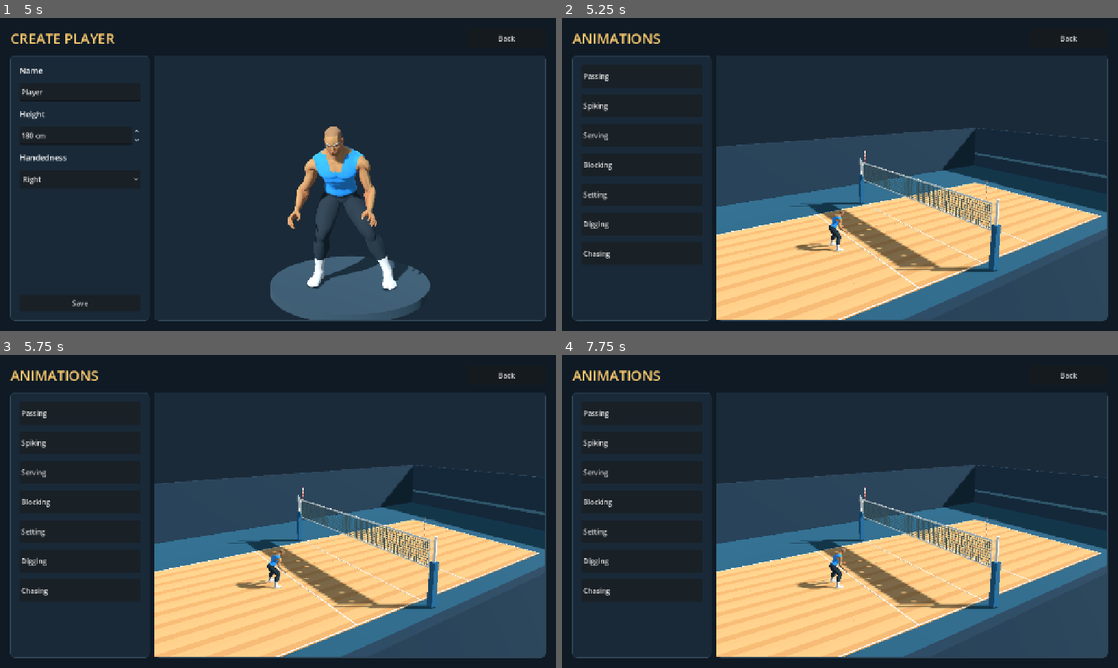
Above: before the commit, frames 1-4 (two rows, left to right).
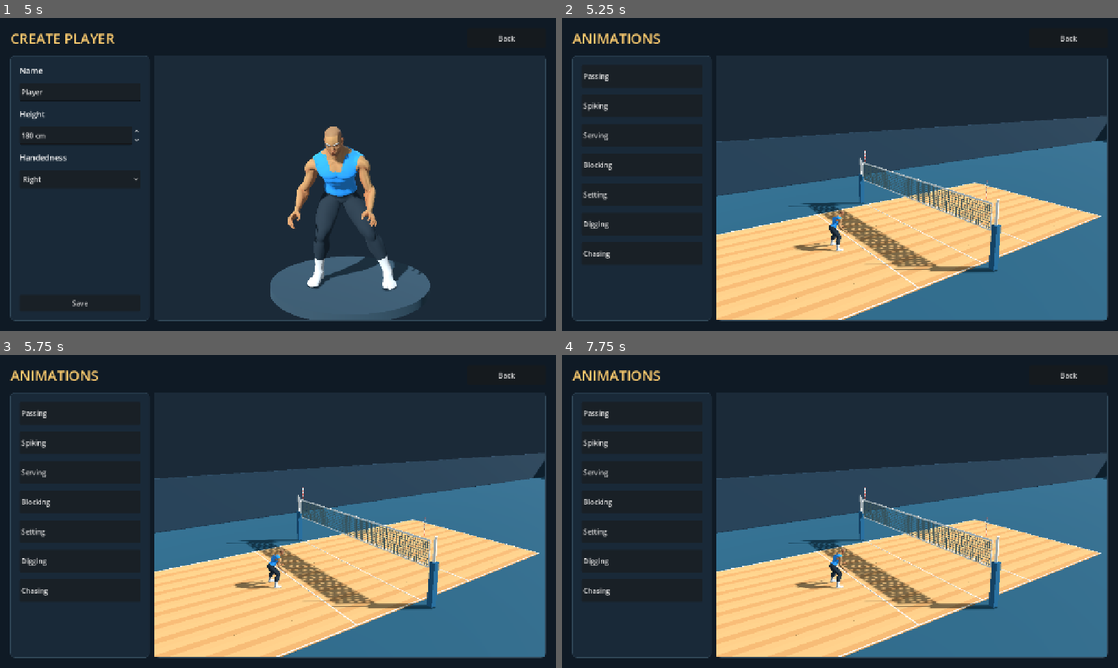
Above: after the commit, the same moments.

Repository: foreandr/volleyball
Game: Godot game, scene res://scenes/main.tscn
Two runs of this game, one before a commit and one after it. Both use one fixed random seed, a clock stepped at 60 frames per second and the inputs below.
Inputs:
- Up to frame 1 (5 s): click "Story" at 0.5 s; click "Back" at 1.25 s; click "Story" at 2 s; click "New" at 2.75 s; click "Back" at 3.5 s; click "New" at 4.25 s
- Up to frame 2 (5.25 s): click "Save" at 5 s
- Up to frame 3 (5.75 s): no input
- Up to frame 4 (7.75 s): click "Back" at 5.75 s; click "Load" at 6.5 s; click "Player" at 7.25 s

Frame 1 is identical in both runs. In frame 2, 14% of the frame differs, in the area x 27-98%, y 31-97%; in frame 3, 14%; in frame 4, 14%.

Commit message:
Add fixed feed height and extend serve source placement beyond the baseline

Diff:
--- a/scripts/animation_ball_preview.gd
+++ b/scripts/animation_ball_preview.gd
@@ -162,7 +162,7 @@
 	incoming = feed.incoming
 	feed_duration = feed.duration
 	feed_valid = feed.valid
-	source_ball.global_position = Vector3(feed.start.x,maxf(0.35,feed.start.y),feed.start.z)
+	source_ball.global_position = feed.start
 	source_ball.show()
 	source_ground.global_position = Vector3(feed.start.x,0.065,feed.start.z)
 	source_ground.show()
--- a/scripts/animation_editor.gd
+++ b/scripts/animation_editor.gd
@@ -41,6 +41,7 @@
 	super._ready()
 	setup_drag = preload("res://scripts/court_setup_drag.gd").new(self)
 	preview_camera.fov = 42.0
+	preview_camera.far = 150.0
 	preview_player.animator.stop()
 	preview_player.animator.active = false
 	angle_control.apply_setup(preview_player)
@@ -79,8 +80,8 @@
 	world.add_child(preload("res://scripts/preview_court.gd").new())
 	orbit_yaw = -2.2
 	orbit_pitch = 0.26
-	max_view_distance = 24.0
-	pan_limits = Vector3(9,5,17)
+	max_view_distance = 60.0
+	pan_limits = Vector3(12,15,48)
 	view_distance = 16.0
 	view_focus = Vector3(0,2.0,4.0)
 
@@ -192,6 +193,7 @@
 func refresh_ball_angle() -> void:
 	ball_preview.configure(preview_player,session.source,session)
 	right_panel.visible = ball_preview.active
+	angle_control.sync_feed(ball_preview.feed_info)
 	angle_control.visible = ball_preview.active
 	if ball_preview.active: angle_control.display_result(float(session.source.get_meta("desired_output_angle",ball_preview.output_angle())),ball_preview.output_angle(),Flight.distance(ball_preview.impact_point,ball_preview.outgoing))
 
--- a/scripts/ball_source_pad.gd
+++ b/scripts/ball_source_pad.gd
@@ -5,7 +5,7 @@
 var dragging := false
 
 func _ready() -> void:
-	custom_minimum_size = Vector2(240,118)
+	custom_minimum_size = Vector2(240,94)
 	mouse_default_cursor_shape = Control.CURSOR_DRAG
 
 func court_rect() -> Rect2:
@@ -13,7 +13,7 @@
 
 func point(position: Vector2) -> Vector2:
 	var area := court_rect()
-	return area.position+Vector2((position.x+4.5)/9.0,(13.0-position.y)/18.0)*area.size
+	return area.position+Vector2((position.x+9.0)/18.0,(44.0-position.y)/52.0)*area.size
 
 func set_positions(source: Vector2, player: Vector2) -> void:
 	if source_position == source and player_position == player: return
@@ -25,7 +25,9 @@
 	var area := court_rect()
 	draw_style_box(style(),Rect2(Vector2.ZERO,size))
 	draw_rect(area,Color("263e4d"))
-	draw_rect(area,Color("91a7b2"),false,1)
+	var court := Rect2(point(Vector2(-4.5,13)),point(Vector2(4.5,-5))-point(Vector2(-4.5,13)))
+	draw_rect(court,Color("3a5967"))
+	draw_rect(court,Color("91a7b2"),false,1)
 	var net := point(Vector2(0,4)).y
 	draw_line(Vector2(area.position.x,net),Vector2(area.end.x,net),Color("e9e3d5"),2)
 	draw_line(point(player_position),point(source_position),Color("657f88"),1,true)
@@ -51,6 +53,6 @@
 func move_source(position: Vector2) -> void:
 	var area := court_rect()
 	var uv := ((position-area.position)/area.size).clamp(Vector2.ZERO,Vector2.ONE)
-	source_position = Vector2(uv.x*9.0-4.5,13.0-uv.y*18.0)
+	source_position = Vector2(uv.x*18.0-9.0,44.0-uv.y*52.0)
 	source_moved.emit(source_position)
 	queue_redraw()
--- a/scripts/court_setup_drag.gd
+++ b/scripts/court_setup_drag.gd
@@ -55,7 +55,7 @@
 		if hit is Vector3:
 			var target: Vector3 = hit+grab_offset
 			if mode == "player": StorySession.pass_start = Vector2(clampf(target.x,-4,4),clampf(target.z,-4.5,2.5))
-			else: StorySession.feed_spot = Vector2(clampf(target.x,-4.5,4.5),clampf(target.z,-5,13))
+			else: StorySession.feed_spot = Vector2(clampf(target.x,-9,9),clampf(target.z,-8,44))
 			page.angle_control.pending = true
 		return true
 	return false
--- a/scripts/pass_angle_control.gd
+++ b/scripts/pass_angle_control.gd
@@ -12,6 +12,8 @@
 var spin_rate_field: SpinBox
 var float_field: SpinBox
 var source_pad: Control
+var height_field: SpinBox
+var back_field: SpinBox
 const SPINS := ["No spin","Topspin","Backspin","Sidespin left","Sidespin right","Dead float"]
 
 func _ready() -> void:
@@ -23,6 +25,10 @@
 	source_pad.set_positions(StorySession.feed_spot,StorySession.pass_start)
 	source_pad.source_moved.connect(func(position): StorySession.feed_spot = position; pending = true)
 	add_child(source_pad)
+	height_field = parameter("Source height",0.2,12.0,StorySession.source_height)
+	back_field = parameter("Back from net",-12.0,40.0,StorySession.feed_spot.y-4.0)
+	back_field.value_changed.connect(func(value): StorySession.feed_spot.y = 4.0+value)
+	back_field.get_meta("slider").value_changed.connect(func(value): StorySession.feed_spot.y = 4.0+value)
 	var row := HBoxContainer.new()
 	add_child(row)
 	var title := Label.new()
@@ -48,8 +54,12 @@
 	actual_label.hide()
 	add_child(actual_label)
 	distance_field = parameter("Distance",0.5,18.0,StorySession.pass_distance)
-	incoming_speed_field = parameter("Incoming speed",6.0,30.0,StorySession.incoming_speed,"m/s")
-	incoming_angle_field = parameter("Incoming angle",5.0,80.0,StorySession.incoming_angle,"°")
+	incoming_speed_field = parameter("Incoming speed",1.0,120.0,StorySession.incoming_speed,"m/s")
+	incoming_speed_field.value_changed.connect(func(_value): StorySession.feed_fit = "angle")
+	incoming_speed_field.get_meta("slider").value_changed.connect(func(_value): StorySession.feed_fit = "angle")
+	incoming_angle_field = parameter("Incoming angle",1.0,85.0,StorySession.incoming_angle,"°")
+	incoming_angle_field.value_changed.connect(func(_value): StorySession.feed_fit = "speed")
+	incoming_angle_field.get_meta("slider").value_changed.connect(func(_value): StorySession.feed_fit = "speed")
 	spin_picker = OptionButton.new()
 	for type in SPINS: spin_picker.add_item(type)
 	spin_picker.select(maxi(0,SPINS.find(StorySession.incoming_spin)))
@@ -94,6 +104,7 @@
 	return number
 
 func apply_setup(player: Node3D) -> void:
+	StorySession.source_height = height_field.value
 	StorySession.pass_distance = distance_field.value
 	StorySession.incoming_speed = incoming_speed_field.value
 	StorySession.incoming_angle = incoming_angle_field.value
@@ -101,15 +112,30 @@
 	StorySession.spin_rate = spin_rate_field.value
 	StorySession.float_strength = float_field.value
 	player.position = Vector3(StorySession.pass_start.x,0.04,StorySession.pass_start.y)
-	player.set_meta("feed_settings",{"speed":StorySession.incoming_speed,"angle":StorySession.incoming_angle,"source":StorySession.feed_spot,"spin":SPINS[spin_picker.selected],"spin_r …(63 unchanged characters)…
+	player.set_meta("feed_settings",{"speed":StorySession.incoming_speed,"angle":StorySession.incoming_angle,"source":StorySession.feed_spot,"source_height":StorySession.source_height,"fit":StorySession.feed_fit,"spin":SPINS[spin_picker.selected],"spin_r …(63 unchanged characters)…
 	player.rotation.y = atan2(StorySession.feed_spot.x-StorySession.pass_start.x,StorySession.feed_spot.y-StorySession.pass_start.y)
 
 
 func _process(_delta: float) -> void:
 	source_pad.set_positions(StorySession.feed_spot,StorySession.pass_start)
+	back_field.set_value_no_signal(StorySession.feed_spot.y-4.0)
+	back_field.get_meta("slider").set_value_no_signal(back_field.value)
 	if pending:
 		pending = false
 		angle_requested.emit(requested)
+
+func sync_feed(feed: Dictionary) -> void:
+	var velocity: Vector3 = feed.incoming
+	var speed := velocity.length()
+	var angle := rad_to_deg(atan2(-velocity.y,Vector2(velocity.x,velocity.z).length()))
+	incoming_speed_field.set_value_no_signal(speed)
+	incoming_speed_field.get_meta("slider").set_value_no_signal(speed)
+	incoming_angle_field.set_value_no_signal(angle)
+	incoming_angle_field.get_meta("slider").set_value_no_signal(angle)
+	StorySession.incoming_speed = speed
+	StorySession.incoming_angle = angle
+	back_field.set_value_no_signal(StorySession.feed_spot.y-4.0)
+	back_field.get_meta("slider").set_value_no_signal(back_field.value)
 
 func request(value: float) -> void:
 	requested = value
--- a/scripts/pass_flight.gd
+++ b/scripts/pass_flight.gd
@@ -18,10 +18,55 @@
 	var rate := float(settings.get("spin_rate",3.0))*TAU
 	# Lightweight Magnus approximation; keep lift bounded at extreme slider values.
 	var magnus := (axis*rate).cross(incoming)*0.012
+	magnus -= forward*magnus.dot(forward)
 	magnus = magnus.limit_length(8.0)
 	return {"incoming":incoming,"acceleration":Vector3.DOWN*GRAVITY+magnus,"spin_axis":axis,"spin_rate":rate}
 
 static func feed(hit: Vector3, settings: Dictionary = {}) -> Dictionary:
+	if not settings.has("source_height"): return raw_feed(hit,settings)
+	var fitted := settings.duplicate()
+	var source: Vector2 = fitted.get("source",Vector2(0,12.5))
+	var distance_ := maxf(0.1,source.distance_to(Vector2(hit.x,hit.z)))
+	var height := float(fitted.source_height)
+	var difference := height-hit.y
+	var heading := Vector3(hit.x-source.x,0,hit.z-source.y).normalized()
+	if fitted.get("fit","angle") == "angle":
+		# Hold chosen speed when possible, deriving the physically compatible arrival angle.
+		for pass_ in range(3):
+			var gravity := maxf(1.0,-air(heading,fitted).acceleration.y)
+			var minimum := sqrt(gravity*(difference+sqrt(distance_*distance_+difference*difference)))
+			fitted.speed = maxf(float(fitted.get("speed",14.0)),minimum*1.01)
+			var square := float(fitted.speed)*float(fitted.speed)
+			var discriminant := maxf(0,square*square-gravity*(gravity*distance_*distance_+2*difference*square))
+			fitted.angle = clampf(rad_to_deg(atan((square-sqrt(discriminant))/(gravity*distance_))),1,85)
+		for iteration in range(6):
+			var trial := raw_feed(hit,fitted,false)
+			var error: float = trial.start.y-height
+			if absf(error)<0.0005: break
+			var perturbed := fitted.duplicate()
+			perturbed.angle = float(fitted.angle)+0.1
+			var derivative: float = (raw_feed(hit,perturbed,false).start.y-trial.start.y)/0.1
+			if absf(derivative)<0.0001: break
+			fitted.angle = clampf(float(fitted.angle)-clampf(error/derivative,-5,5),1,85)
+	# Fit speed as well if spin or an unreachable speed prevented the angle-only solution.
+	if fitted.get("fit","angle") == "speed" or absf(raw_feed(hit,fitted,false).start.y-height)>0.01:
+		var minimum_angle := rad_to_deg(atan2(difference,distance_))+1.0
+		fitted.angle = clampf(maxf(float(fitted.get("angle",40.0)),minimum_angle),1,85)
+		var radians := deg_to_rad(float(fitted.angle))
+		var gravity := maxf(1.0,-air(heading,fitted).acceleration.y)
+		fitted.speed = sqrt(gravity*distance_*distance_/(2*cos(radians)*cos(radians)*maxf(0.01,distance_*tan(radians)-difference)))
+		for iteration in range(8):
+			var trial := raw_feed(hit,fitted,false)
+			var error: float = trial.start.y-height
+			if absf(error)<0.0005: break
+			var perturbed := fitted.duplicate()
+			perturbed.speed = float(fitted.speed)+0.1
+			var derivative: float = (raw_feed(hit,perturbed,false).start.y-trial.start.y)/0.1
+			if absf(derivative)<0.0001: break
+			fitted.speed = clampf(float(fitted.speed)-clampf(error/derivative,-10,10),0.5,120)
+	return raw_feed(hit,fitted)
+
+static func raw_feed(hit: Vector3, settings: Dictionary, check_net := true) -> Dictionary:
 	var start_xz: Vector2 = settings.get("source",Vector2(0,12.5))
 	var span := Vector2(hit.x,hit.z)-start_xz
 	var heading := atan2(span.x,span.y)
@@ -47,7 +92,7 @@
 	result.float_strength = float(settings.get("float_strength",0.6)) if settings.get("spin","") == "Dead float" else 0.0
 	result.side = Vector3.UP.cross(Vector3(sin(heading),0,cos(heading)))
 	result.net_height = INF
-	if (result.start.z-4)*(hit.z-4)<0:
+	if check_net and (result.start.z-4)*(hit.z-4)<0:
 		var low := -duration
 		var high := 0.0
 		for iteration in range(16):
--- a/scripts/pass_trajectory_solver.gd
+++ b/scripts/pass_trajectory_solver.gd
@@ -81,6 +81,10 @@
 	var velocity: Vector3 = (after.surface-before.surface)/(2.0/60)
 	return Contact.rebound(Flight.feed(hit.ball,actor.get_meta("feed_settings",{})).incoming,velocity,hit.normal)
 
+func forward_speed(velocity: Vector3) -> float:
+	var horizontal := Vector2(velocity.x,velocity.z).length()
+	return horizontal if velocity.dot(actor.global_basis.z)>=0 else -horizontal
+
 func solve(requested: float, distance_ := 6.0) -> Dictionary:
 	var goal := clampf(requested,10,80)
 	var key := "%d/%s/%s/%.2f/%.2f/%s" % [source.get_instance_id(),actor.scale,actor.position,goal,distance_,actor.get_meta("feed_settings",{})]
@@ -95,7 +99,7 @@
 		var hit := surface(contact_time,pitch,lift,drive)
 		var target := Flight.desired_velocity(hit.ball,goal,distance_)
 		var velocity := response(pitch,lift,drive)
-		var horizontal := Vector2(velocity.x,velocity.z).length()
+		var horizontal := forward_speed(velocity)
 		var error := Vector2(velocity.y-target.y,horizontal-target.z)
 		if error.length_squared() < smallest:
 			smallest = error.length_squared()
@@ -105,8 +109,8 @@
 		var dd := response(pitch,lift,drive+0.01)-velocity
 		var a := dp.y/0.001
 		var b := dd.y/0.01
-		var c := (Vector2(velocity.x+dp.x,velocity.z+dp.z).length()-horizontal)/0.001
-		var d := (Vector2(velocity.x+dd.x,velocity.z+dd.z).length()-horizontal)/0.01
+		var c := (forward_speed(velocity+dp)-horizontal)/0.001
+		var d := (forward_speed(velocity+dd)-horizontal)/0.01
 		var determinant := a*d-b*c
 		if absf(determinant)<0.00001: break
 		pitch = clampf(pitch-clampf((d*error.x-b*error.y)/determinant,-0.2,0.2),-0.75,0.75)
--- a/scripts/preview_court.gd
+++ b/scripts/preview_court.gd
@@ -34,7 +34,7 @@
 	name = "VolleyballCourt"
 	var white := material("f4eee1")
 	var boundary := material("f7f3e5")
-	box("Runoff",Vector3(19,0.12,28),Vector3(0,-0.08,4),material("275469"))
+	box("Runoff",Vector3(24,0.12,68),Vector3(0,-0.08,16),material("275469"))
 	# Nine by eighteen metres; passer is five metres inside the near baseline.
 	for index in range(30):
 		var color := "c69158" if index%3 == 0 else ("d1a269" if index%3 == 1 else "cca067")
@@ -66,7 +66,7 @@
 	for x in [-4.5,4.5]:
 		for stripe in range(8): box("Antenna",Vector3(0.018,0.1,0.018),Vector3(x,2.52+stripe*0.1,4),white if stripe%2 == 0 else material("cf493d"))
 	var wall := material("243a4b")
-	box("FarWall",Vector3(19,3.5,0.2),Vector3(0,1.65,18),wall)
-	box("LeftWall",Vector3(0.2,3.5,28),Vector3(-9.5,1.65,4),wall)
-	box("RightWall",Vector3(0.2,3.5,28),Vector3(9.5,1.65,4),wall)
-	box("FarWallStripe",Vector3(19,0.18,0.03),Vector3(0,1.1,17.88),material("4f7c8b"))
+	box("FarWall",Vector3(24,3.5,0.2),Vector3(0,1.65,49),wall)
+	box("LeftWall",Vector3(0.2,3.5,68),Vector3(-12,1.65,16),wall)
+	box("RightWall",Vector3(0.2,3.5,68),Vector3(12,1.65,16),wall)
+	box("FarWallStripe",Vector3(24,0.18,0.03),Vector3(0,1.1,48.88),material("4f7c8b"))
--- a/scripts/story_animations.gd
+++ b/scripts/story_animations.gd
@@ -33,6 +33,7 @@
 	super._ready()
 	setup_drag = preload("res://scripts/court_setup_drag.gd").new(self)
 	preview_camera.fov = 42.0
+	preview_camera.far = 150.0
 	if not StorySession.animation_return.is_empty():
 		var destination: Dictionary = StorySession.animation_return.duplicate()
 		StorySession.animation_return.clear()
@@ -49,8 +50,8 @@
 	world.add_child(preload("res://scripts/preview_court.gd").new())
 	orbit_yaw = -2.2
 	orbit_pitch = 0.26
-	max_view_distance = 24.0
-	pan_limits = Vector3(9,5,17)
+	max_view_distance = 60.0
+	pan_limits = Vector3(12,15,48)
 	view_distance = 16.0
 	view_focus = Vector3(0,2.0,4.0)
 
@@ -182,6 +183,7 @@
 	preview_player.animator.advance(0)
 	preview_player.animator.pause()
 	right_panel.visible = ball_preview.active
+	angle_control.sync_feed(ball_preview.feed_info)
 	angle_control.visible = ball_preview.active
 	if ball_preview.active: angle_control.display_result(float(render_clip.get_meta("desired_output_angle",ball_preview.output_angle())),ball_preview.output_angle(),Flight.distance(ball_preview.impact_point,ball_preview.outgoing))
 
@@ -200,6 +202,7 @@
 	ball_preview.configure(preview_player,render_clip)
 	ball_preview.tick(preview_clock,false)
 	ball_preview.last_time = last_contact_clock
+	angle_control.sync_feed(ball_preview.feed_info)
 	angle_control.display_result(value,ball_preview.output_angle(),Flight.distance(ball_preview.impact_point,ball_preview.outgoing))
 
 func _process(delta: float) -> void:
--- a/scripts/story_session.gd
+++ b/scripts/story_session.gd
@@ -91,3 +91,6 @@
 var incoming_spin := "No spin"
 var spin_rate := 3.0
 var float_strength := 0.6
+
+var source_height := 3.0
+var feed_fit := "angle"
